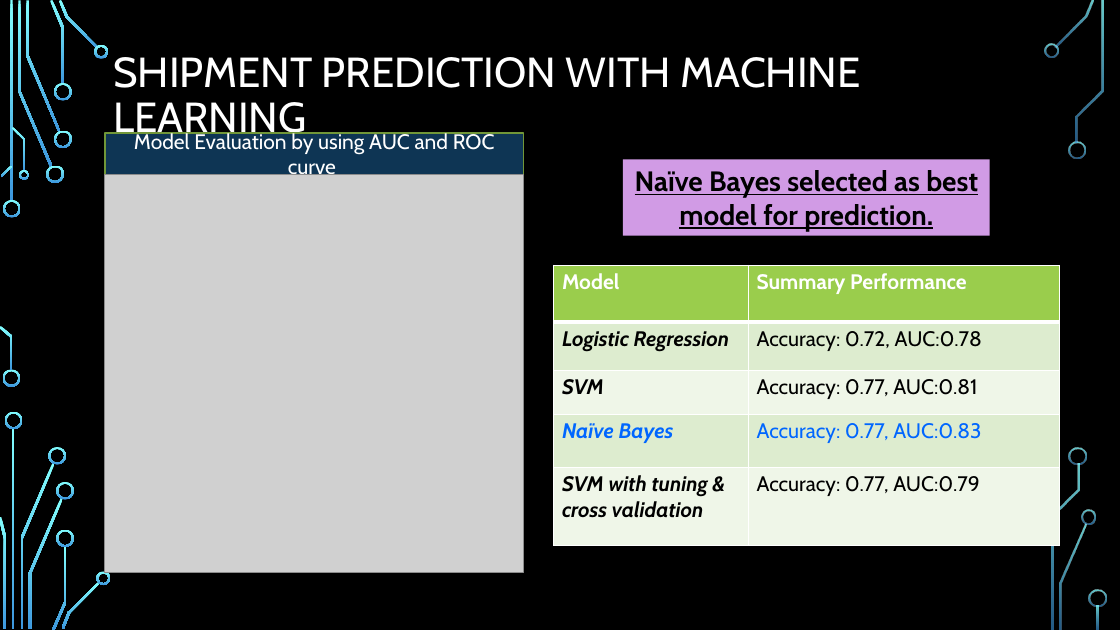
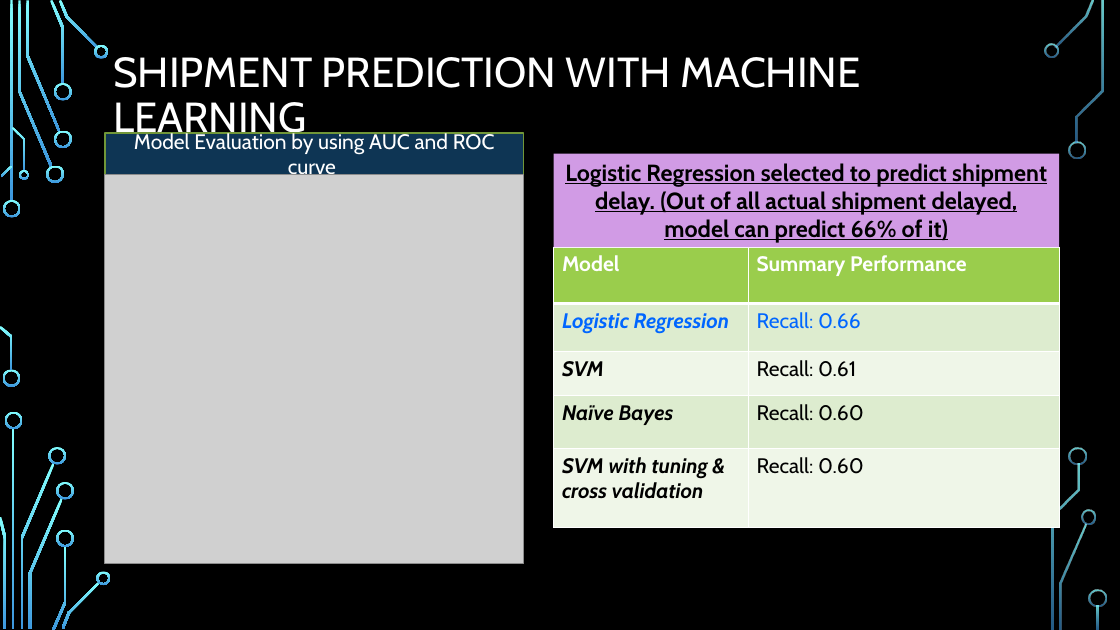
Before and after one commit to sookuan/Data-Science-AI-Project, a slide deck: slide 11 of Inventory Segmentation and Shipment Prediction.pptx. Drawn at 1120x630 pixels with LibreOffice and Linux fonts; fonts in the diff are those of the drawing; grey boxes stand for pictures; background and template pictures are left out. Boxes give left, top, right and bottom in pixels: in the first picture for what was removed or moved away, otherwise in the second. Text is boxed around its words. In the diff, an @@ line names an element or a change of style, - is before the commit and + after.

```diff
--- a/Inventory Segmentation and Shipment Prediction.pptx
+++ b/Inventory Segmentation and Shipment Prediction.pptx
@@ picture resized from (x1=105, y1=175, x2=524, y2=573) to (x1=105, y1=175, x2=524, y2=564) @@
@@ rectangle "Logistic Regression selected to predict ..." resized from (x1=623, y1=160, x2=991, y2=236) to (x1=554, y1=154, x2=1060, y2=247) @@
@@ text in rectangle at (x1=565, y1=163, x2=1047, y2=243): text changed; size 24 to 20 pt @@
-Naïve Bayes selected as best model for prediction.
+Logistic Regression selected to predict shipment delay. (Out of all actual shipment delayed, model can predict 66% of it)
@@ table at (x1=554, y1=247, x2=1060, y2=527) @@
-row 2, column 2: Accuracy: 0.72, AUC:0.78
+row 2, column 2: Recall: 0.66
-row 3, column 2: Accuracy: 0.77, AUC:0.81
+row 3, column 2: Recall: 0.61
-row 4, column 2: Accuracy: 0.77, AUC:0.83
+row 4, column 2: Recall: 0.60
-row 5, column 2: Accuracy: 0.77, AUC:0.79
+row 5, column 2: Recall: 0.60
@@ text colour #000000 to #0066FF in "Logistic Regression" @@
@@ text colour #0066FF to #000000 in "Naïve Bayes" @@
@@ table moved from (x1=554, y1=266, x2=1060, y2=545) to (x1=554, y1=247, x2=1060, y2=527) @@
```
Also in this commit, not shown: 4 other slides changed.
